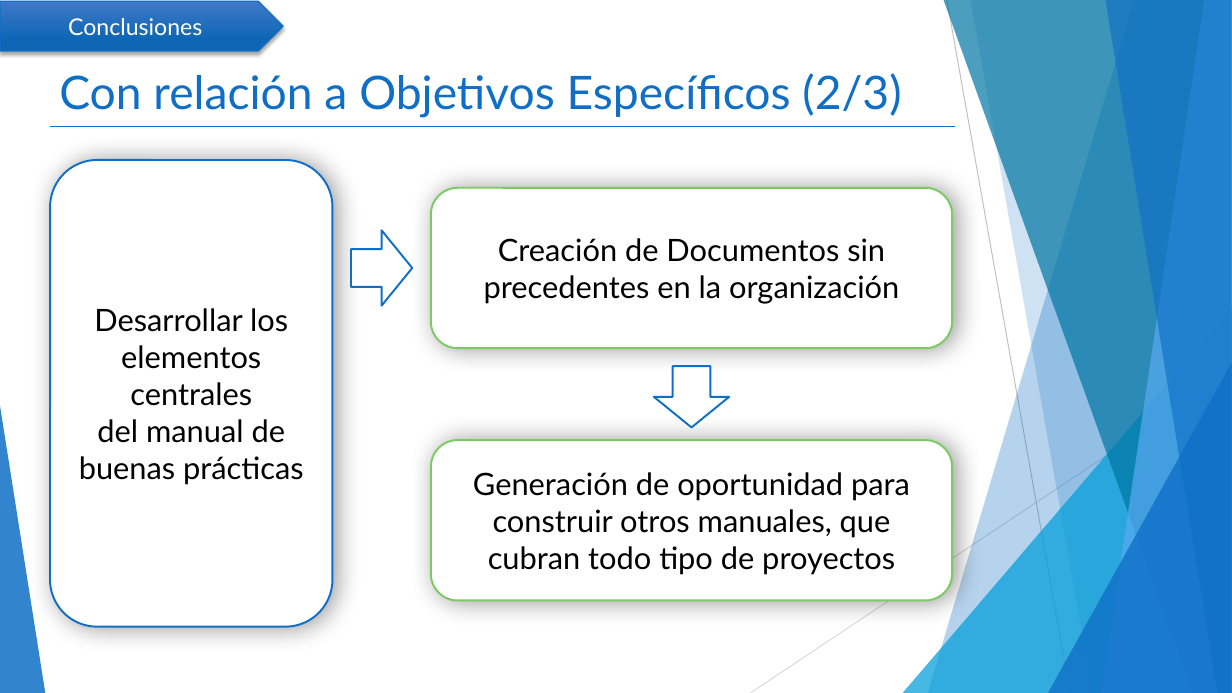
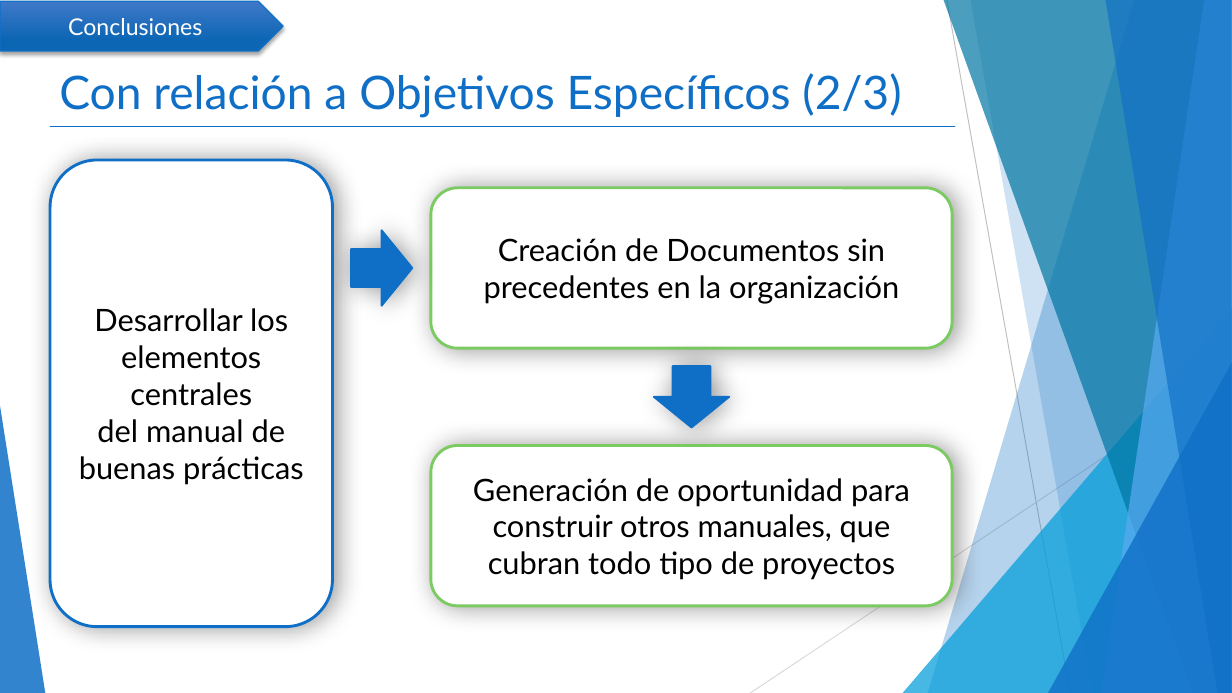
Before and after one commit to mcamara75/tituloUnap, a slide deck: slide 14 of 2018/TT IQQ 2018 Camara y Garay.pptx (slide 11 before the commit). Drawn at 1232x693 pixels with LibreOffice and Linux fonts; fonts in the diff are those of the drawing. Boxes give left, top, right and bottom in pixels: in the first picture for what was removed or moved away, otherwise in the second. Text is boxed around its words. In the diff, an @@ line names an element or a change of style, - is before the commit and + after.

```diff
--- a/2018/TT IQQ 2018 Camara y Garay.pptx
+++ b/2018/TT IQQ 2018 Camara y Garay.pptx
@@ right arrow at [351,230,412,305]: fill #FFFFFF to #0F6FC6; shadow on @@
@@ right arrow at [654,366,729,427]: fill #FFFFFF to #0F6FC6; shadow on @@
@@ rounded rectangle "Generación de oportunidad para construir ...": place and size @@
-rounded rectangle "Generación de oportunidad para construir ..." at [431,440,952,601]
+rounded rectangle "Generación de oportunidad para construir ..." at [431,445,952,606]
@@ rounded rectangle "Generación de oportunidad para construir ..." at [431,445,952,606]: outline #7CCA62 1.5 pt to #7CCA62 2.25 pt @@
```
Also in this commit, not shown: 4 other slides changed, 4 slides added, 1 slide removed.
